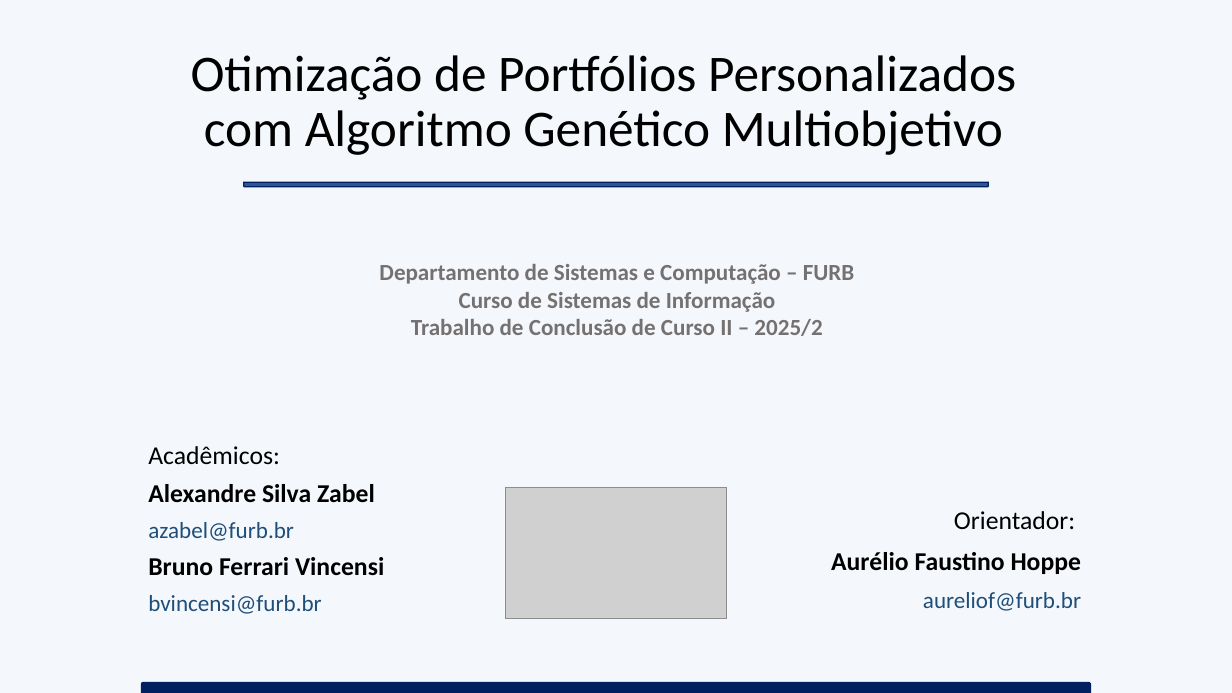
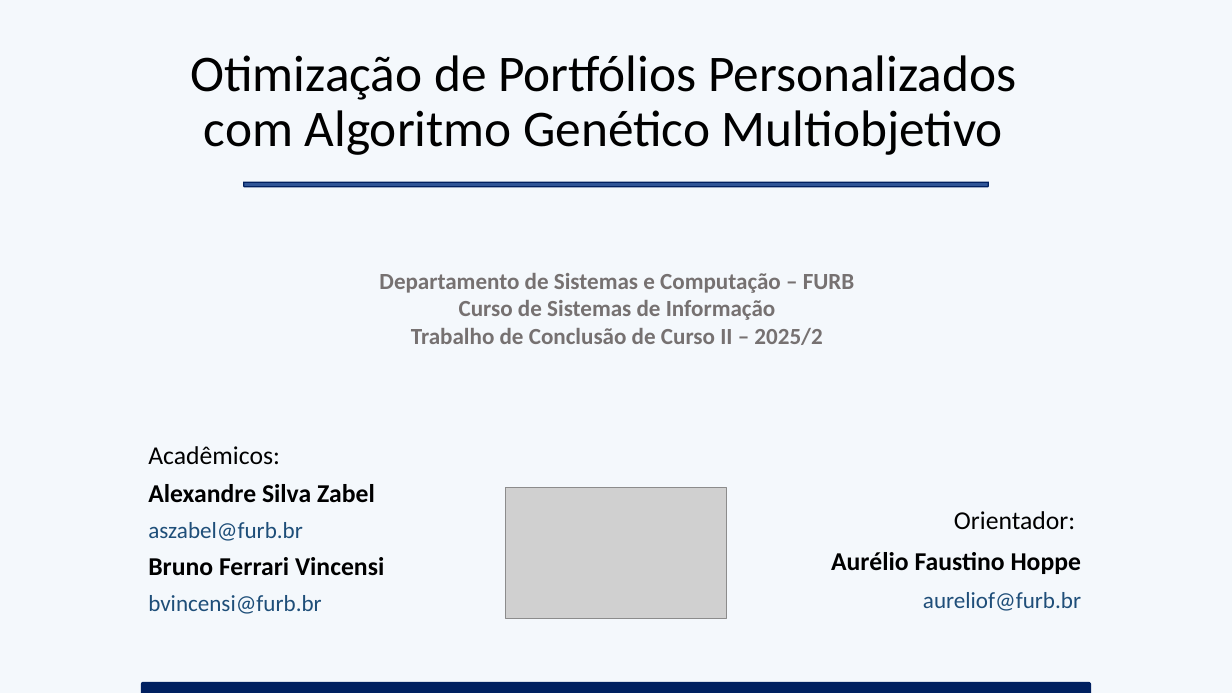
Before and after one commit to brunofvincensi/TCC, a slide deck: slide 1 of TCC_Apresentacao_Alexandre_e_Bruno.pptx. Drawn at 1232x693 pixels with LibreOffice and Linux fonts; fonts in the diff are those of the drawing; grey boxes stand for pictures. Boxes give left, top, right and bottom in pixels: in the first picture for what was removed or moved away, otherwise in the second. Text is boxed around its words. In the diff, an @@ line names an element or a change of style, - is before the commit and + after.

```diff
--- a/TCC_Apresentacao_Alexandre_e_Bruno.pptx
+++ b/TCC_Apresentacao_Alexandre_e_Bruno.pptx
@@ text "Departamento de Sistemas e Computação ...": place and size @@
-text "Departamento de Sistemas e Computação ..." at box(379, 264, 855, 336)
+text "Departamento de Sistemas e Computação ..." at box(379, 273, 855, 345)
@@ text at box(148, 522, 303, 541): text changed @@
-azabel@furb.br
+aszabel@furb.br
```
Also in this commit, not shown: 4 other slides changed, 24 slides added, 3 slides removed, 54 other files.
